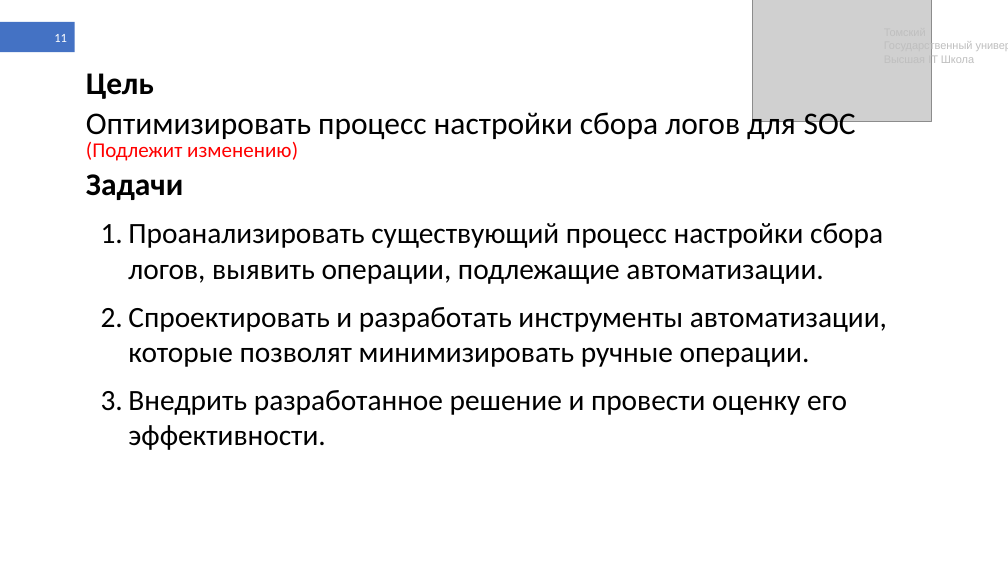
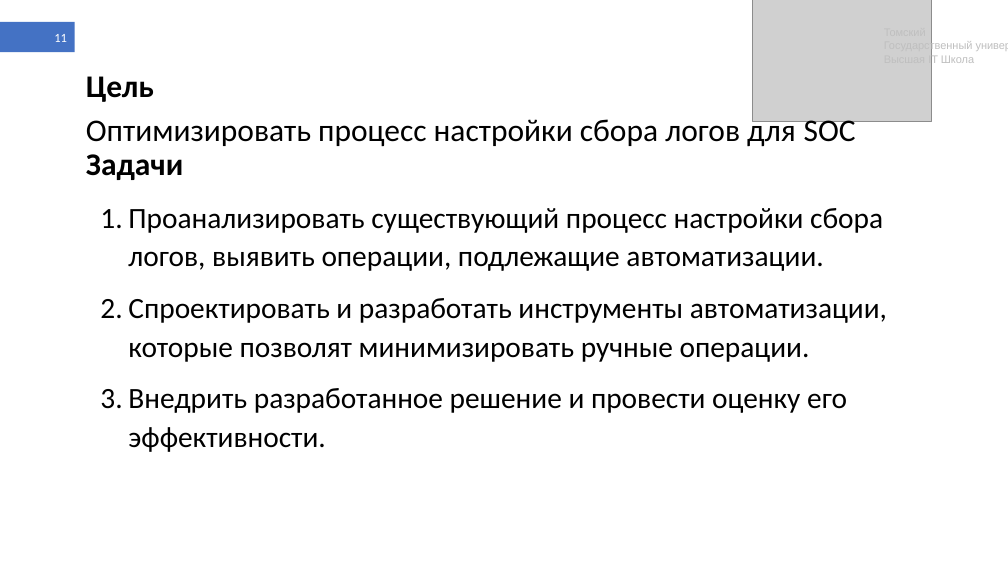
Before and after one commit to shameoff/GraduateWork, a slide deck: slide 11 of Презентация ВКР (в шаблоне).pptx. Drawn at 1008x567 pixels with LibreOffice and Linux fonts; fonts in the diff are those of the drawing; grey boxes stand for pictures. Boxes give left, top, right and bottom in pixels: in the first picture for what was removed or moved away, otherwise in the second. Text is boxed around its words. In the diff, an @@ line names an element or a change of style, - is before the commit and + after.

```diff
--- a/Презентация ВКР (в шаблоне).pptx
+++ b/Презентация ВКР (в шаблоне).pptx
@@ text at (x1=86, y1=76, x2=887, y2=452): line spacing 0.8 to 0.9; line spacing 1 to 1.1 @@
@@ text at (x1=86, y1=115, x2=856, y2=180): text changed @@
-Оптимизировать процесс настройки сбора логов для SOC (Подлежит изменению)
-Задачи
+Оптимизировать процесс настройки сбора логов для SOC Задачи
```
Also in this commit, not shown: 14 other slides changed, 12 slides added, 6 slides removed, 4 other files.
